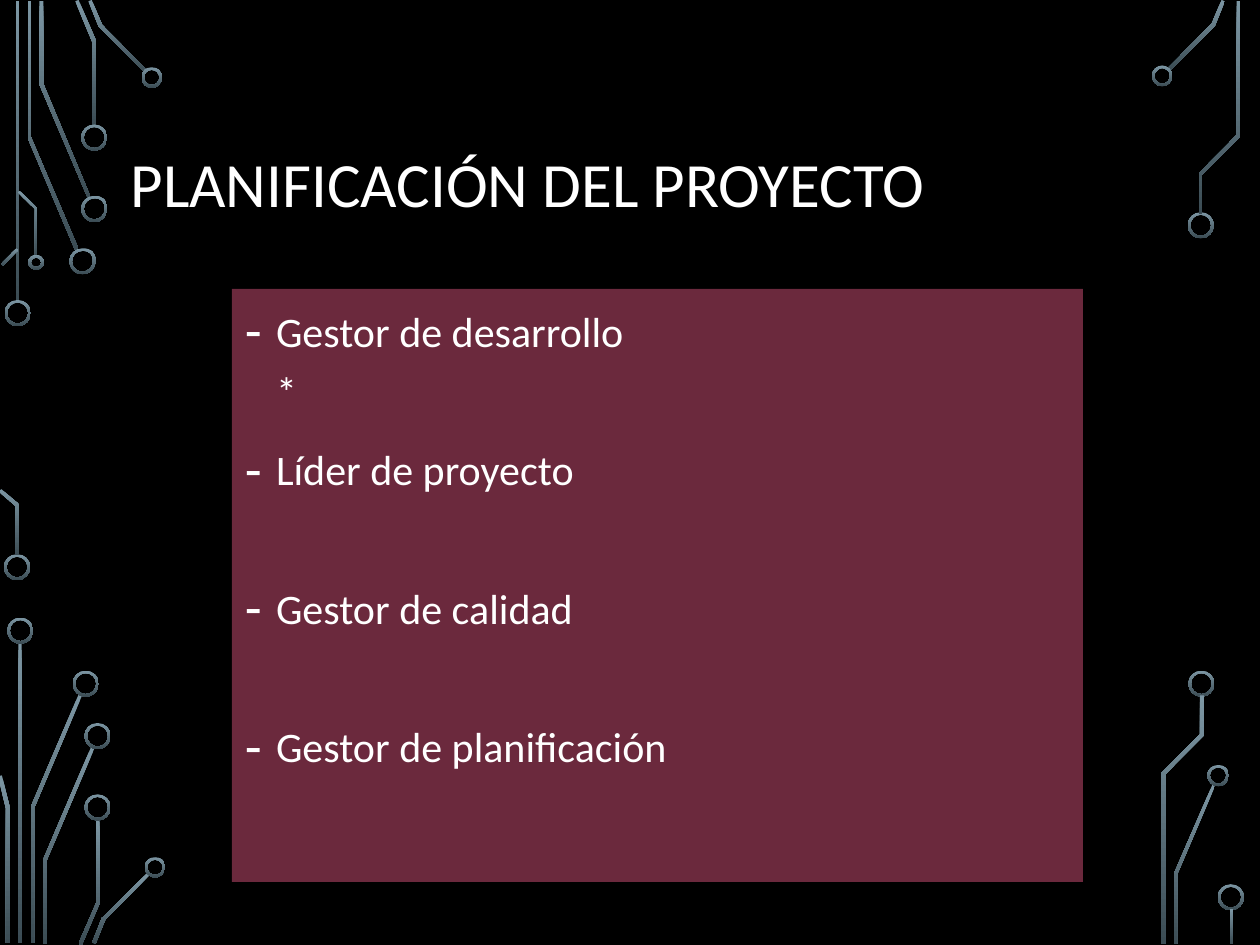
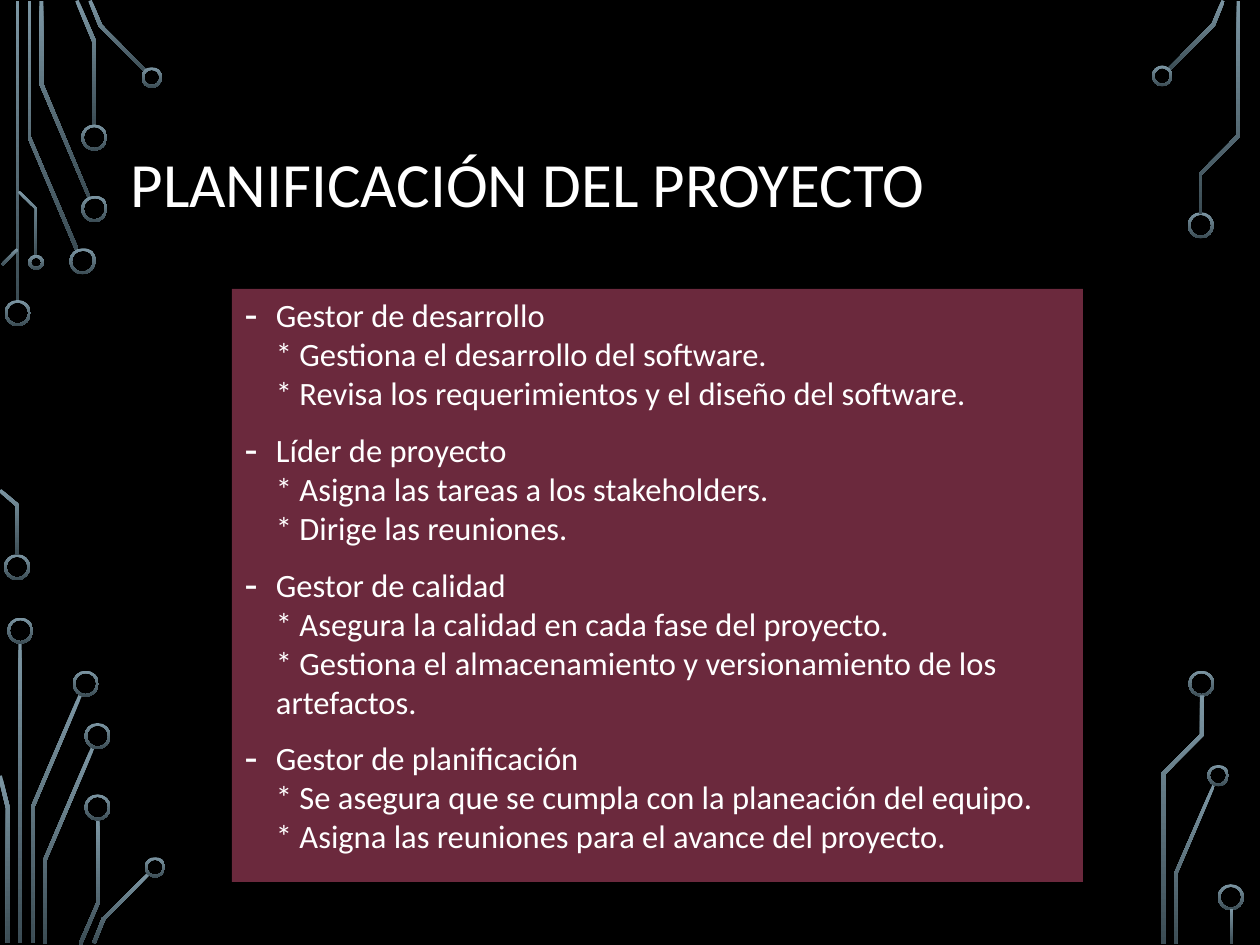
Before and after one commit to camiloXweird/IngenieriaDeSoftware, a slide deck: slide 8 of Documentos/Presentacion_PosmortemCiclo2.pptx. Drawn at 1260x945 pixels with LibreOffice and Linux fonts; fonts in the diff are those of the drawing; background and template pictures are left out. Boxes give left, top, right and bottom in pixels: in the first picture for what was removed or moved away, otherwise in the second. Text is boxed around its words. In the diff, an @@ line names an element or a change of style, - is before the commit and + after.

```diff
--- a/Documentos/Presentacion_PosmortemCiclo2.pptx
+++ b/Documentos/Presentacion_PosmortemCiclo2.pptx
@@ rectangle "Gestor de desarrollo * Gestiona ..." at (232,289,1082,882): text to rectangle @@
@@ text in rectangle at (276,304,1032,854): text changed; size 24 to 18.6 pt @@
-– Gestor de desarrollo
-  *
-– Líder de proyecto
-– Gestor de calidad
-– Gestor de planificación
+– Gestor de desarrollo
+  * Gestiona el desarrollo del software.
+  * Revisa los requerimientos y el diseño del software.
+– Líder de proyecto
+  * Asigna las tareas a los stakeholders.
+  * Dirige las reuniones.
+– Gestor de calidad
+  * Asegura la calidad en cada fase del proyecto.
+  * Gestiona el almacenamiento y versionamiento de los artefactos.
+– Gestor de planificación
+  * Se asegura que se cumpla con la planeación del equipo.
+  * Asigna las reuniones para el avance del proyecto.
```
Also in this commit, not shown: 14 other slides changed, 4 slides added, 2 slides removed, 1 other file.
